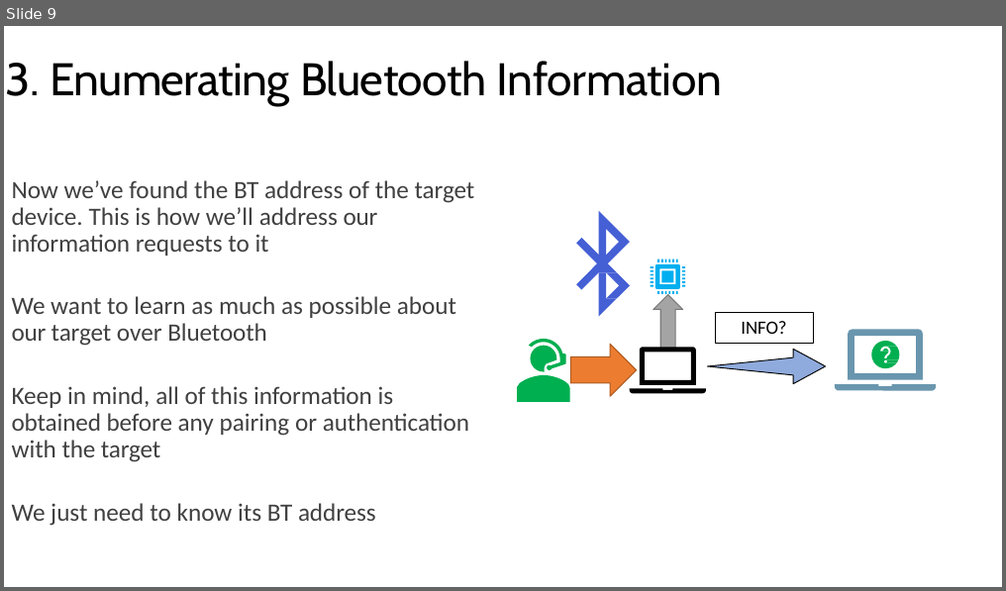
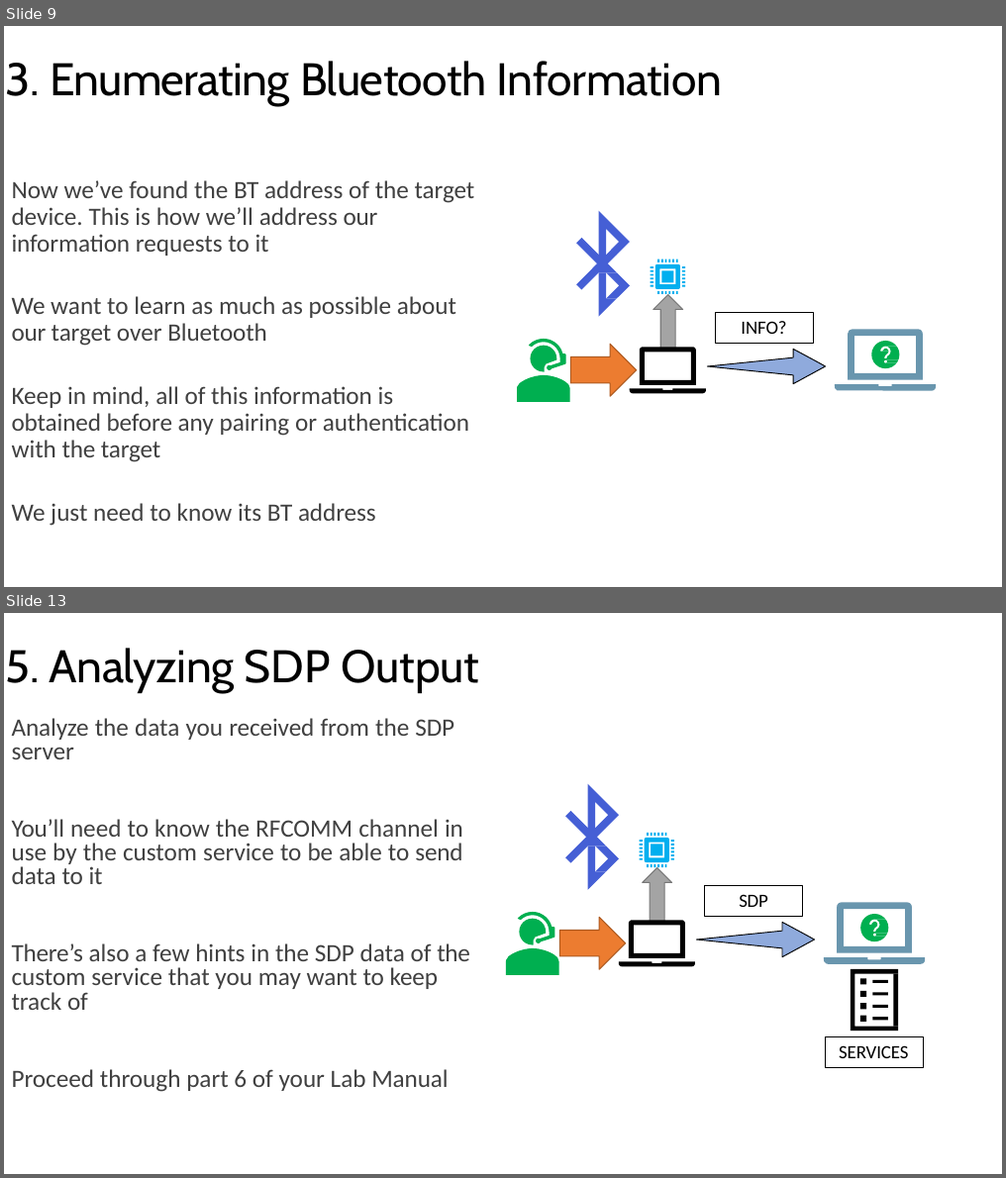
Before and after one commit to nprobert/AutoISAC-ACT-AdvWireless, a slide deck: 2 ACT AW - Bluetooth.pptx. Shown one above the other, each under a label of ours: slide 9 before the commit, slides 9 and 13 after it; the slides between them are not shown. The pictures are 1006x591 and 1006x1178 pixels, drawn with LibreOffice and Linux fonts; fonts in the diff are those of the drawing. Boxes give left, top, right and bottom in pixels: in the first picture for what was removed or moved away, otherwise in the second. Text is boxed around its words. In the diff, an @@ line names an element or a change of style, - is before the commit and + after.

```diff
--- a/2 ACT AW - Bluetooth.pptx
+++ b/2 ACT AW - Bluetooth.pptx
@@ slide 13 added at (4, 613, 1002, 1174), background #FFFFFF @@
@@ title added at (5, 648, 479, 692), 44 pt, text #000000 @@
+5. Analyzing SDP Output
@@ text added at (12, 718, 463, 884), 24 pt, text #404040 @@
+Analyze the data you received from the SDP server
+You’ll need to know the RFCOMM channel in use by the custom service to be able to send data to it
@@ freeform shape added at (565, 784, 619, 890), fill #455FD5 @@
@@ freeform shape added at (650, 845, 662, 857), fill #00AFEF @@
@@ rectangle added at (705, 886, 802, 916), outline #000000 0.75 pt, 18 pt, text #000000 @@
+SDP
@@ freeform shape added at (838, 903, 912, 954), fill #6996AE @@
@@ group added at (506, 833, 815, 975): 9 freeform shapes @@
@@ freeform shape added at (860, 914, 888, 942), fill #00AF50 @@
@@ text added at (12, 944, 470, 1010), 24 pt, text #404040 @@
+There’s also a few hints in the SDP data of the custom service that you may want to keep track of
@@ freeform shape added at (824, 959, 926, 964), fill #6996AE @@
@@ freeform shape added at (850, 969, 899, 1031), fill #000000 @@
@@ rectangle added at (826, 1038, 923, 1067), outline #000000 0.75 pt, 18 pt, text #000000 @@
+SERVICES
@@ text added at (12, 1069, 448, 1092), 24 pt, text #404040 @@
+Proceed through part 6 of your Lab Manual
```
Also in this commit, not shown: 5 slides changed, 12 other slides added, 8 other files.
